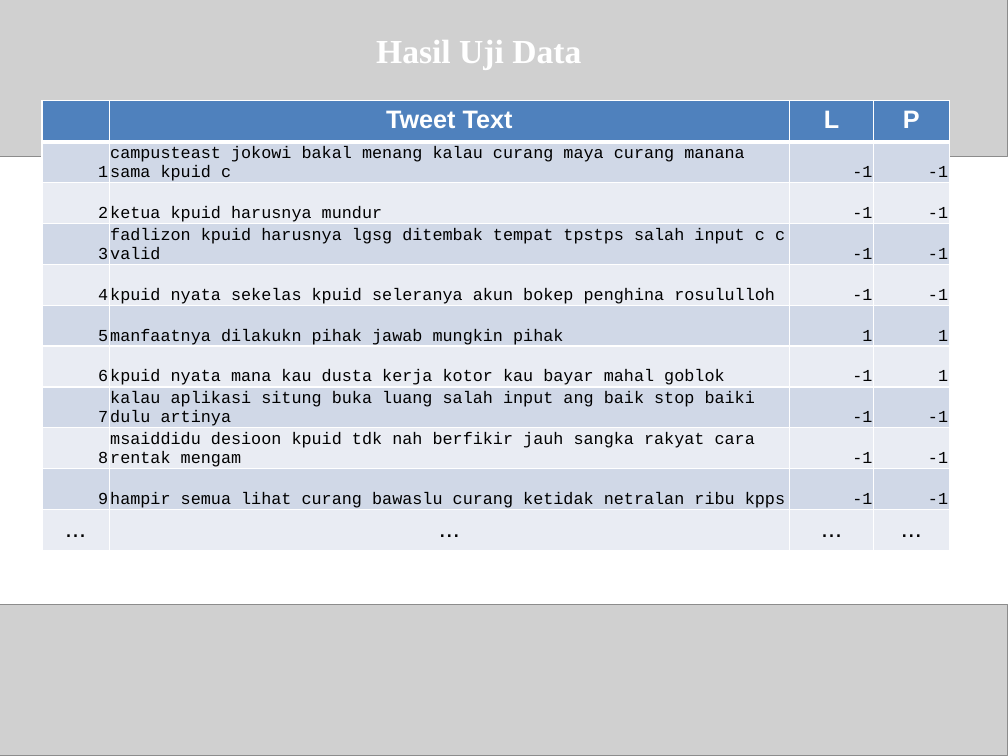
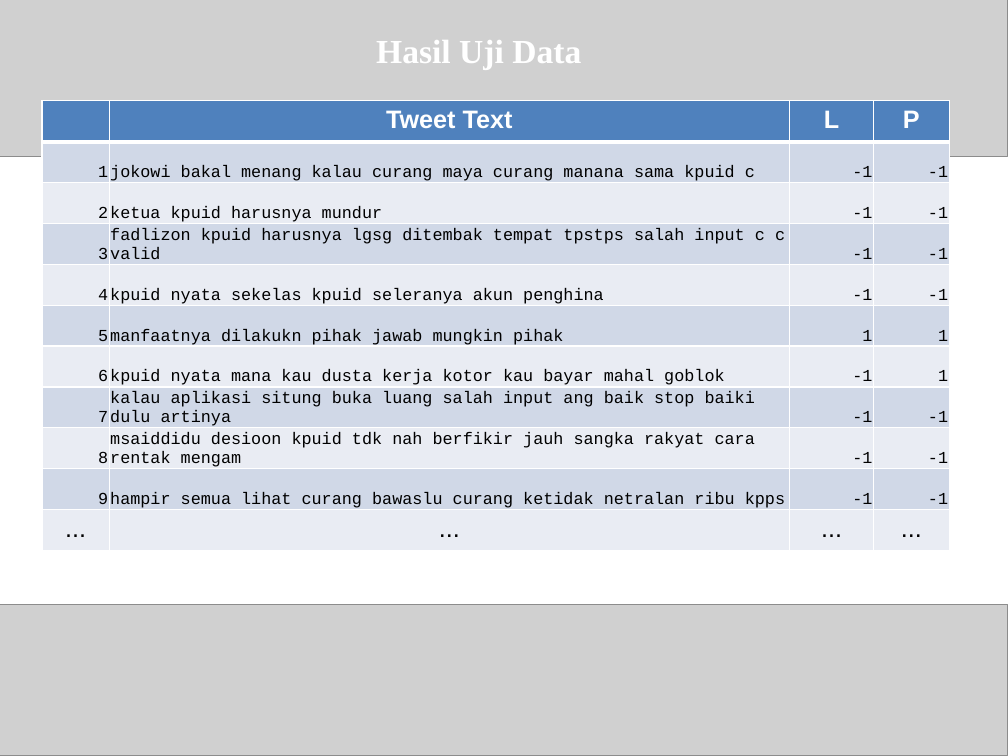
Before and after one commit to mzbudi/skripsi_roni, a slide deck: slide 14 of Sidang-Skripsi.pptx. Drawn at 1008x756 pixels with LibreOffice and Linux fonts; fonts in the diff are those of the drawing; grey boxes stand for pictures. Boxes give left, top, right and bottom in pixels: in the first picture for what was removed or moved away, otherwise in the second. Text is boxed around its words. In the diff, an @@ line names an element or a change of style, - is before the commit and + after.

```diff
--- a/Sidang-Skripsi.pptx
+++ b/Sidang-Skripsi.pptx
@@ table at [42,101,950,552] @@
-row 2, column 2: campusteast jokowi bakal menang kalau curang maya curang manana sama kpuid c
+row 2, column 2: jokowi bakal menang kalau curang maya curang manana sama kpuid c
-row 5, column 2: kpuid nyata sekelas kpuid seleranya akun bokep penghina rosululloh
+row 5, column 2: kpuid nyata sekelas kpuid seleranya akun penghina
```
Also in this commit, not shown: 6 other files.
